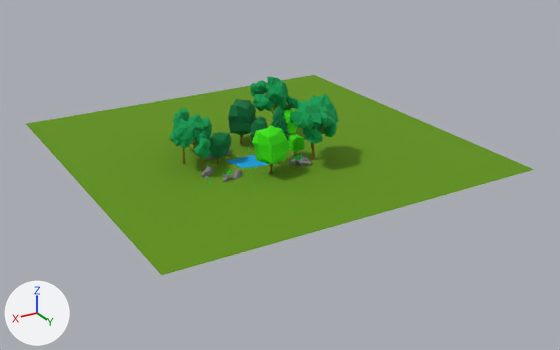
Renders of the OBJ model game/frontend/src/data/tex.obj from each side of a commit.
The view is the same before and after, from a 50 mm camera at (44.4, 78.4, 35.1) aimed at (-2.4, 0.4, -3.8). Every picture has the same lights, and +X, +Y and +Z are marked at lower left. The picture after the commit comes second. Where no turn or scale is listed for an object, it has been applied to the vertices. Vertices at exactly the same position are counted once.

The first picture shows 'Crown.001', 'Crown.002_Vert', 'Crown.003_Vert', 'Crown.004_Crown.002', 'Crown.005_Crown.002', 'Tree_PROXY.001_Cylinder.002', 'Tree_PROXY.005_Cylinder.001', 'Tree_PROXY_Cylinder.002', 'Плоскость.002_Плоскость' and 10 more.
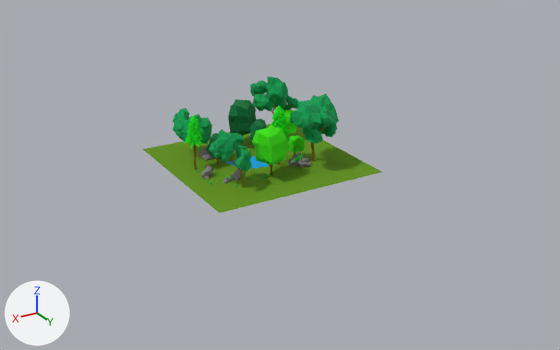
Pixel boxes (x1, y1, x2, y2) of what changed, in the pictures (560 x 350 px):
'Плоскость.002_Плоскость', reshaped (53% narrower, 55% shorter): before (26, 75, 534, 275); after (143, 124, 382, 213)
'Crown.004_Crown.002', moved: before (170, 118, 211, 159); after (209, 130, 252, 172)
'Crown.002_Vert', recoloured: (176, 112, 204, 149) in both
'Crown.003_Vert', recoloured: (270, 106, 291, 141) in both

The change, as a list of edits to the scene's bpy script:
```text
Change mat_material_001:
    mat_material_001.base_color: (0.000265, 0.245, 0.0627) -> (0.00715, 0.8, 0.00705)  # green #018847 -> green #14e714
Change me_crown_004_crown_002:
    used by ob_crown_004_crown_002; location = (0.0, 0.0, 0.0)
    remove me_crown_004_crown_002.from_pydata(...)  # 853 vertices, 1349 faces; spans x 7.61..11.85, y -1.9..3.03, z 1.22..5.88
    add me_crown_004_crown_002.from_pydata(...)  # 853 vertices, 1349 faces; spans x 5.27..9.52, y 3.72..8.65, z 1.17..5.83
    me_crown_004_crown_002 part 1: the whole mesh is moved by (-2.34, 5.62, -0.05)
Change me_плоскость_002_плоскость:
    used by ob_плоскость_002_плоскость; location = (0.0, 0.0, 0.0)
    remove me_плоскость_002_плоскость.from_pydata(...)  # 4 vertices, 1 face; spans x -25.7..22.2, y -27.3..20.6, z -0.9
    add me_плоскость_002_плоскость.from_pydata(...)  # 4 vertices, 1 face; spans x -9.9..11.8, y -10.2..11.6, z -1.0
    me_плоскость_002_плоскость part 2
    me_плоскость_002_плоскость.vertices[0].co: (-25.7, -27.3, -0.9) -> (-9.9, -10.2, -1.0)  # pixel (314, 74) -> not seen
    me_плоскость_002_плоскость.vertices[1].co: (22.2, -27.3, -0.9) -> (11.8, -10.2, -1.0)  # pixel (25, 123) -> pixel (142, 149)
    me_плоскость_002_плоскость.vertices[2].co: (-25.7, 20.6, -0.9) -> (-9.9, 11.6, -1.0)  # pixel (534, 169) -> pixel (382, 171)
    me_плоскость_002_плоскость.vertices[3].co: (22.2, 20.6, -0.9) -> (11.8, 11.6, -1.0)  # pixel (161, 275) -> pixel (219, 213)
```
